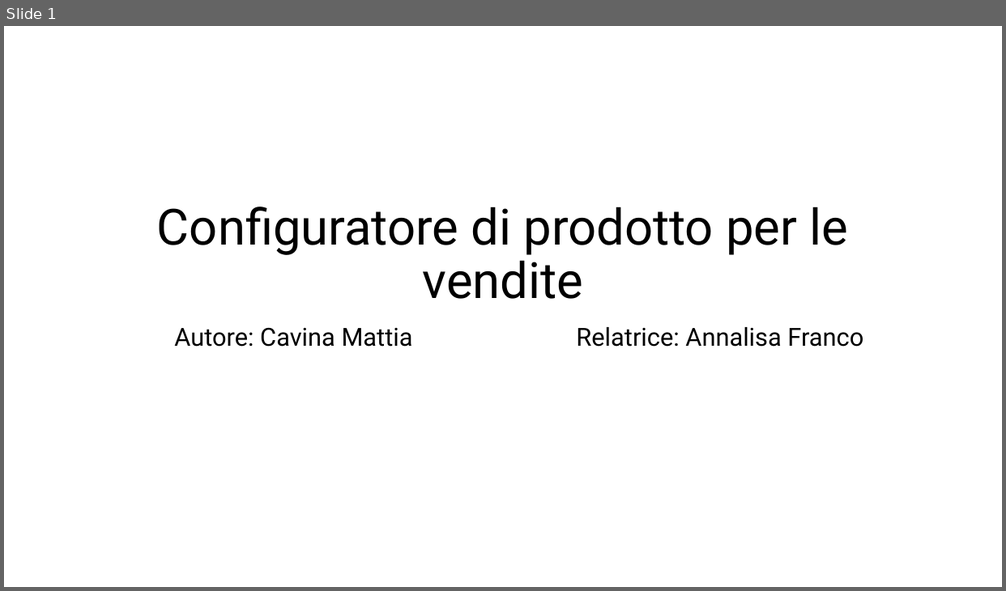
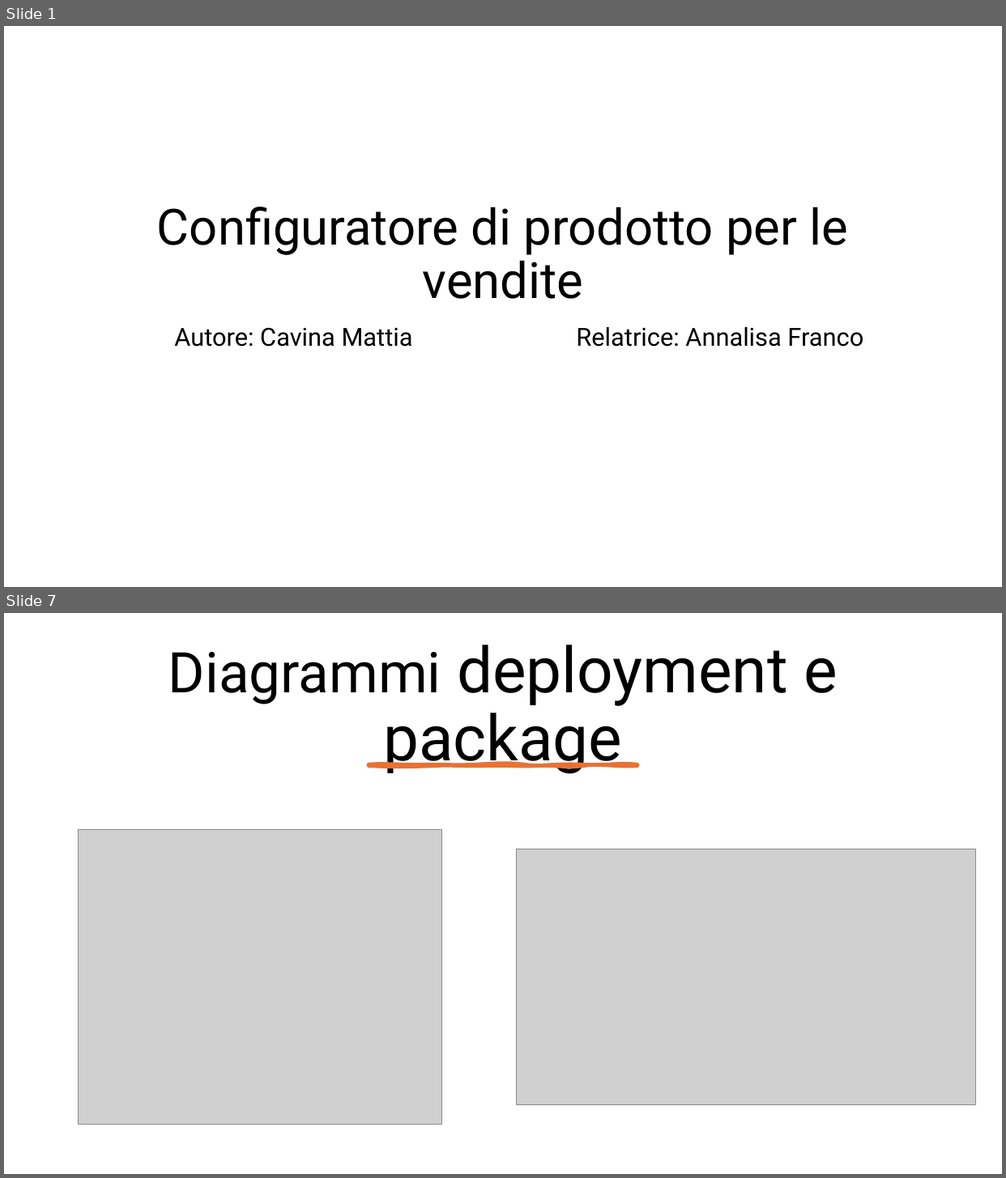
Before and after one commit to Cav95/Tesi_Triennale, a slide deck: Slide/Configuratore di prodotto per le vendite.pptx. Shown one above the other, each under a label of ours: slide 1 before the commit, slides 1 and 7 after it; the slides between them are not shown. The pictures are 1006x591 and 1006x1178 pixels, drawn with LibreOffice and Linux fonts; fonts in the diff are those of the drawing; grey boxes stand for pictures. Boxes give left, top, right and bottom in pixels: in the first picture for what was removed or moved away, otherwise in the second. Text is boxed around its words. In the diff, an @@ line names an element or a change of style, - is before the commit and + after.

```diff
--- a/Slide/Configuratore di prodotto per le vendite.pptx
+++ b/Slide/Configuratore di prodotto per le vendite.pptx
@@ slide 7 added at (4, 613, 1002, 1174), background #FFFFFF @@
@@ title added at (168, 645, 837, 774), 61 pt, text #000000 @@
+Diagrammi deployment e package
@@ freeform shape added at (368, 764, 638, 766), fill #E97132, outline #E97132 3.25 pt @@
@@ picture added at (78, 829, 443, 1124) @@
@@ picture added at (516, 849, 976, 1105) @@
```
Also in this commit, not shown: 1 slide changed, 9 other slides added, 1 other file.
